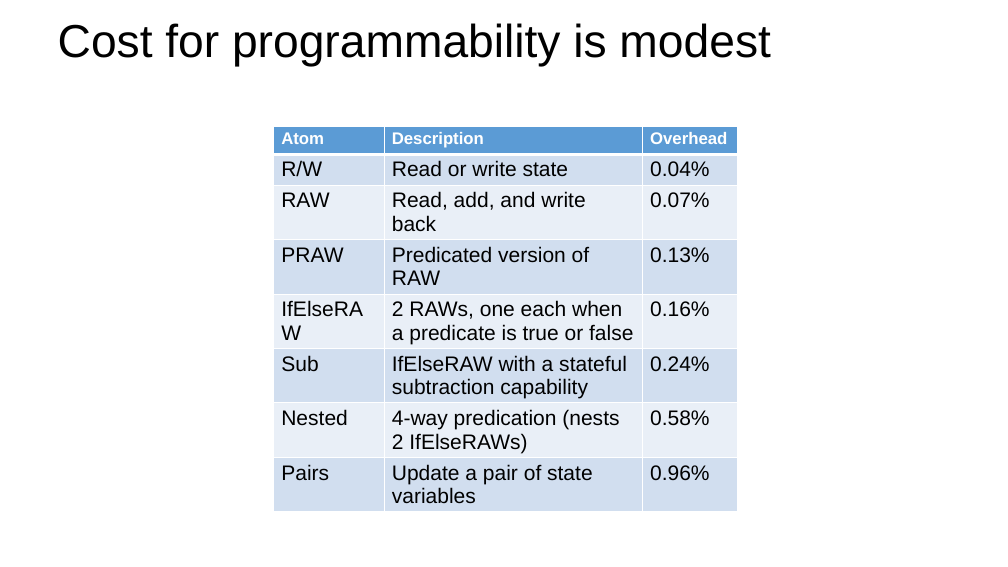
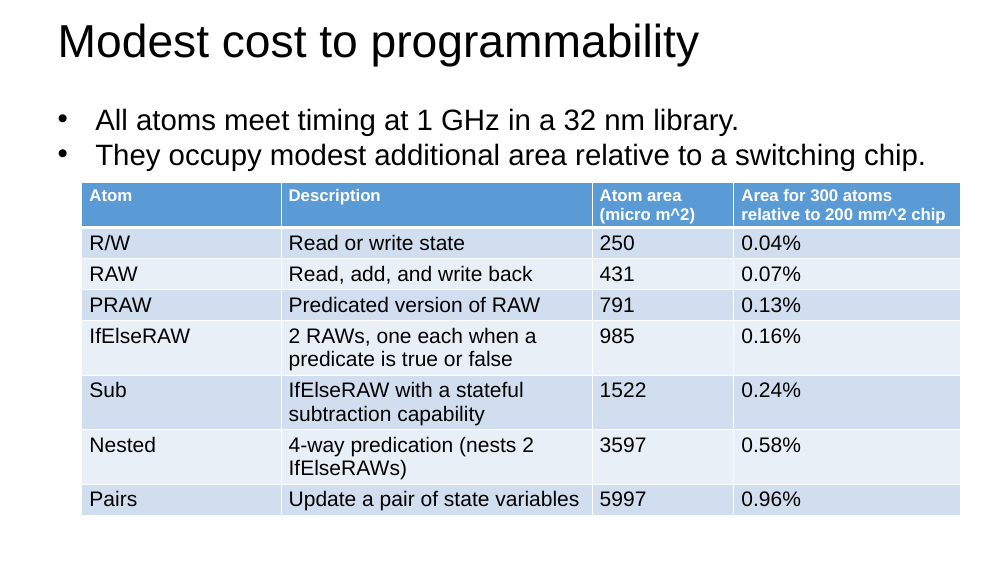
Before and after one commit to anirudhSK/pifo-domino-marple-ppts, a slide deck: slide 32 of domino_sigcomm.pptx (slide 26 before the commit). Drawn at 1008x567 pixels with LibreOffice and Linux fonts; fonts in the diff are those of the drawing. Boxes give left, top, right and bottom in pixels: in the first picture for what was removed or moved away, otherwise in the second. Text is boxed around its words. In the diff, an @@ line names an element or a change of style, - is before the commit and + after.

```diff
--- a/domino_sigcomm.pptx
+++ b/domino_sigcomm.pptx
@@ text at (58, 23, 699, 66): text changed @@
-Cost for programmability is modest
+Modest cost to programmability
@@ text added at (95, 108, 926, 171), 28 pt, text #000000 @@
+• All atoms meet timing at 1 GHz in a 32 nm library.
+• They occupy modest additional area relative to a switching chip.
@@ table at (82, 183, 961, 536) @@
-column 3: Overhead | 0.04% | 0.07% | 0.13% | 0.16% | 0.24% | 0.58% | 0.96%
+column 3: Atom area / (micro m^2) | 250 | 431 | 791 | 985 | 1522 | 3597 | 5997
+column 4: Area for 300 atoms relative to 200 mm^2 chip | 0.04% | 0.07% | 0.13% | 0.16% | 0.24% | 0.58% | 0.96%
@@ table: place and size @@
-table at (274, 126, 737, 510)
+table at (82, 183, 961, 536)
```
Also in this commit, not shown: 7 other slides changed, 8 slides added, 1 slide removed.
